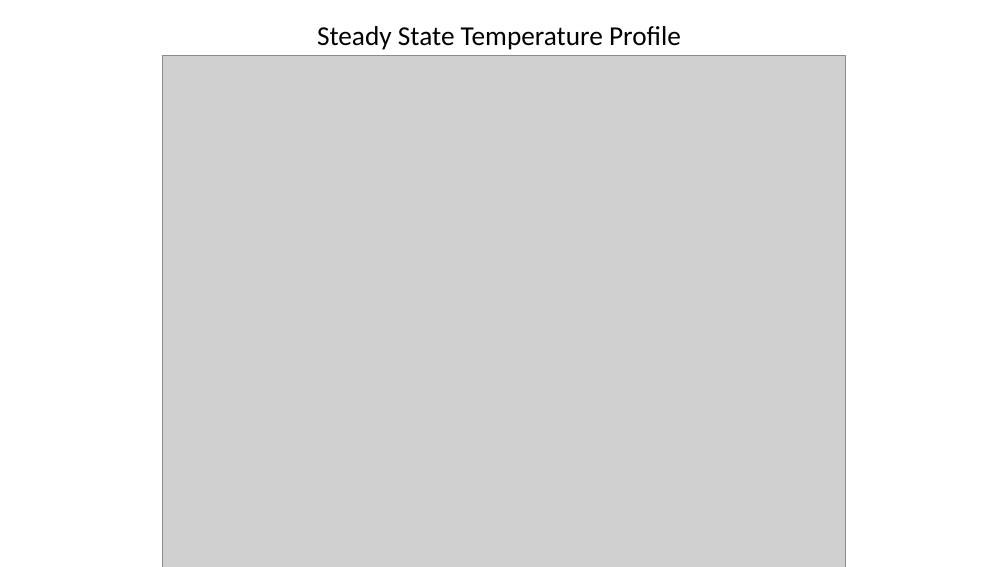
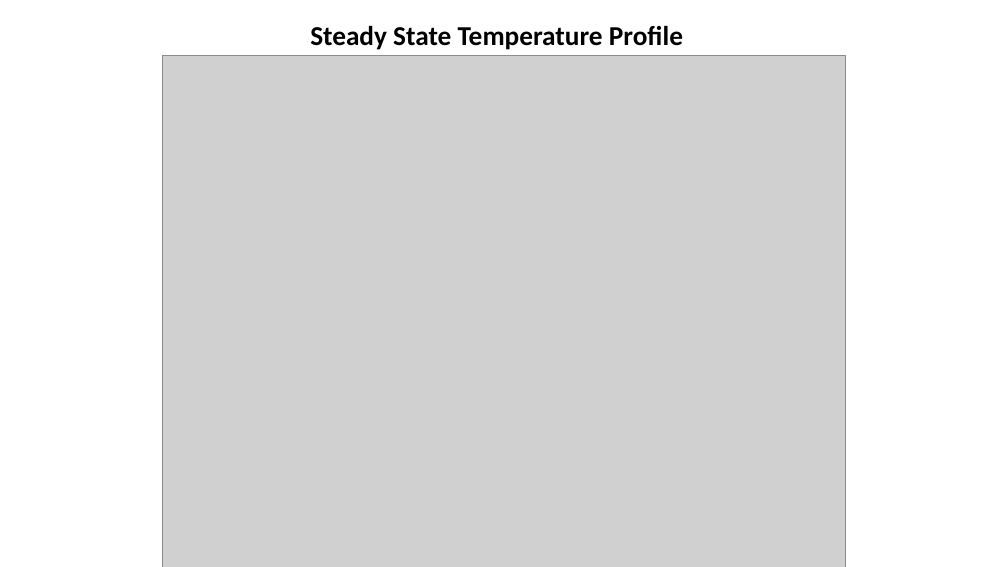
Before and after one commit to rinsane/Subchannel-Analysis, a slide deck: slide 15 of Docs/Presentation Files/Transientfinal.pptx (slide 14 before the commit). Drawn at 1008x567 pixels with LibreOffice and Linux fonts; fonts in the diff are those of the drawing; grey boxes stand for pictures. Boxes give left, top, right and bottom in pixels: in the first picture for what was removed or moved away, otherwise in the second. Text is boxed around its words. In the diff, an @@ line names an element or a change of style, - is before the commit and + after.

Commit message:
ppt

```diff
--- a/Docs/Presentation Files/Transientfinal.pptx
+++ b/Docs/Presentation Files/Transientfinal.pptx
@@ text "Steady State Temperature Profile" moved from (x1=317, y1=26, x2=681, y2=50) to (x1=310, y1=26, x2=683, y2=50) @@
@@ text "Steady State Temperature Profile" at (x1=310, y1=26, x2=683, y2=50): bold on @@
```
Also in this commit, not shown: 1 other slide changed, 1 slide added, 2 other files.
